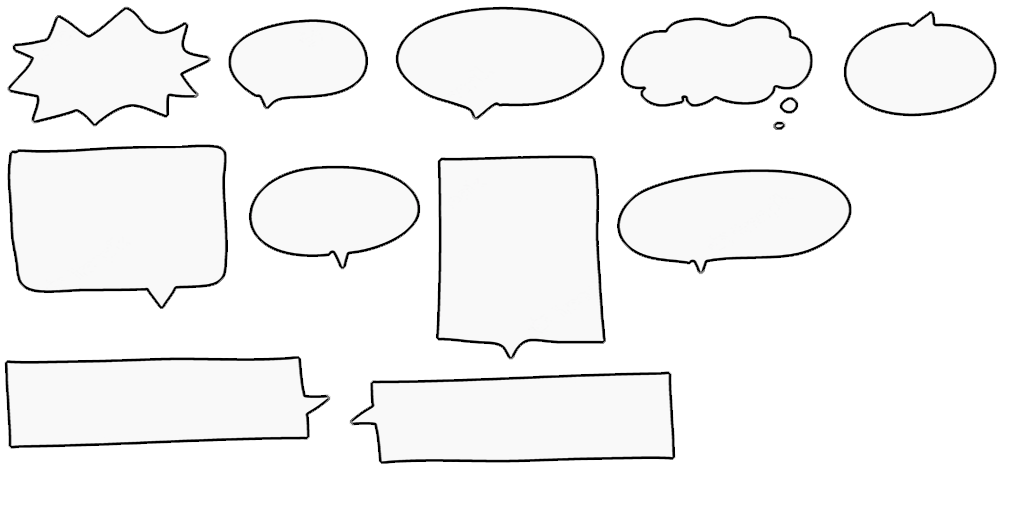
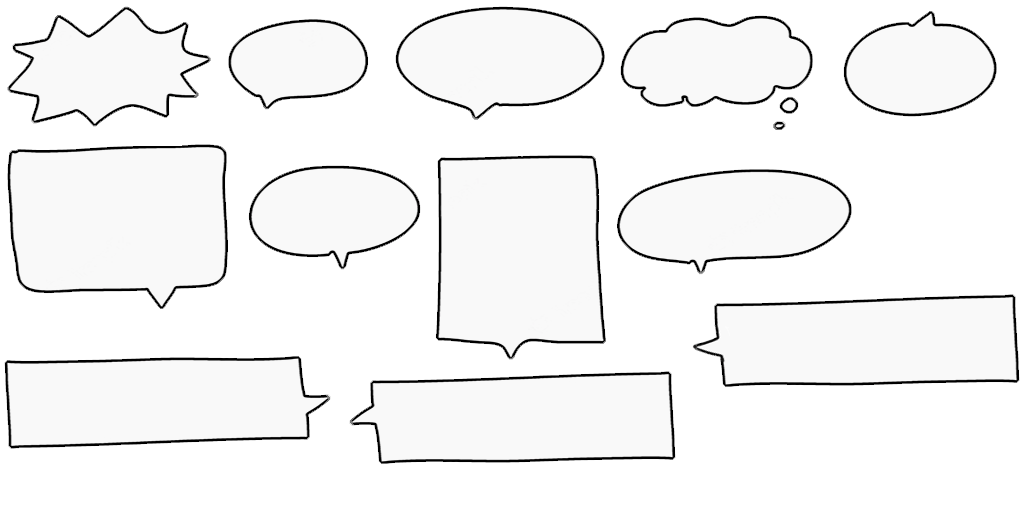
Layered file, before and after one edit (1024x512). Changes by layer:
renamed "Livello 2" to "Livello 3", painted on it over [692, 294, 1020, 388]